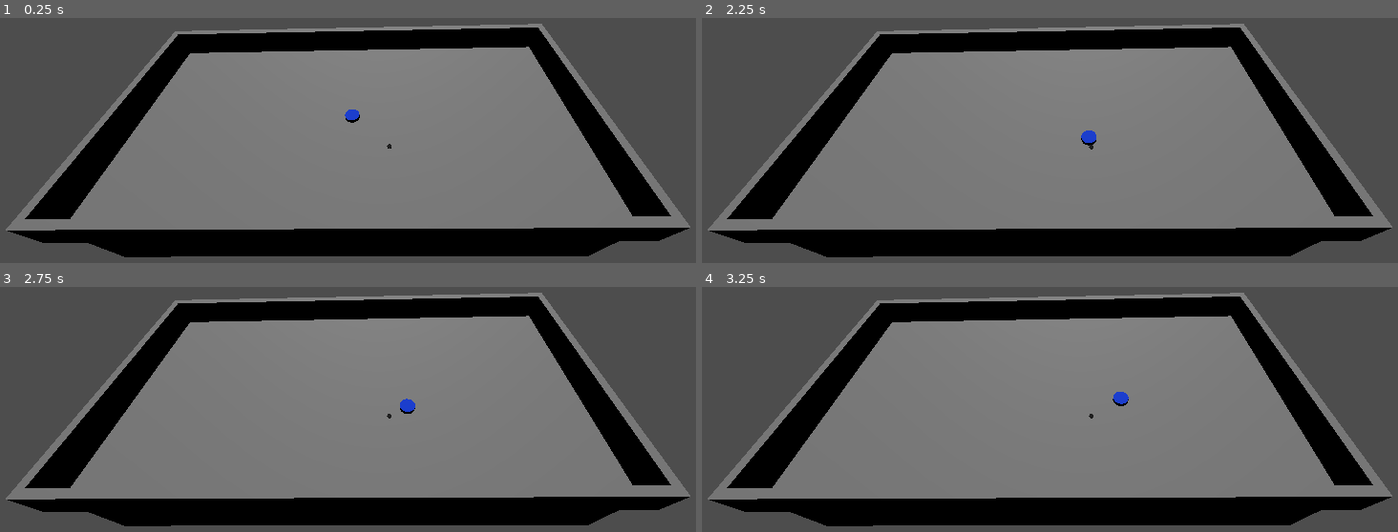
Above: before the commit, frames 1-4 (two rows, left to right).
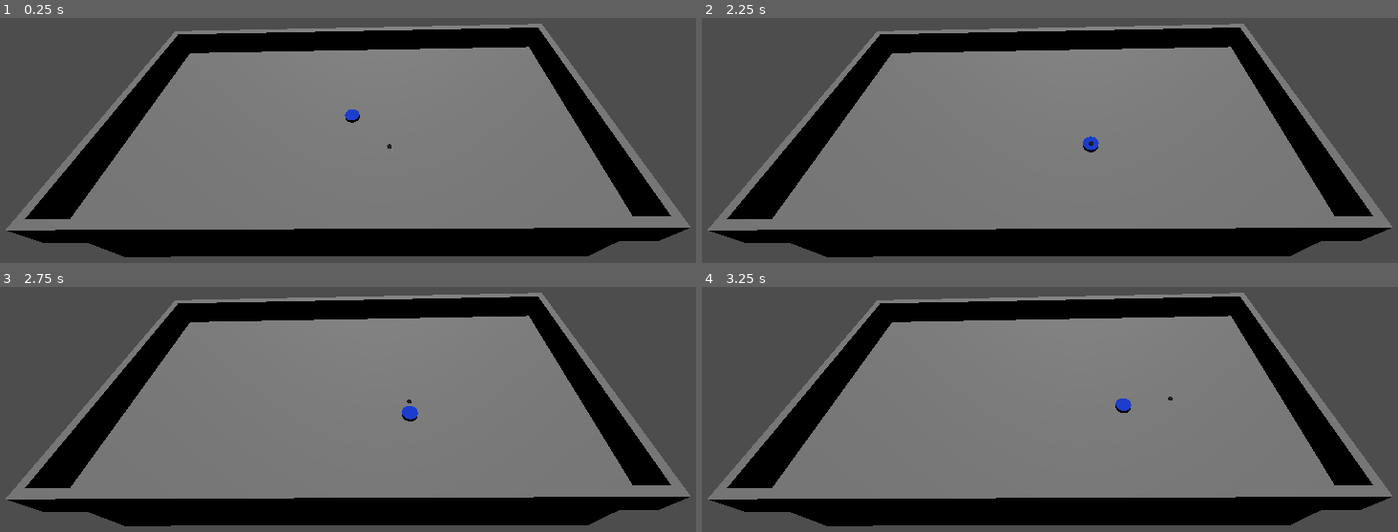
Above: after the commit, the same moments.

Repository: M-E-7/claude-hockey-game
Game: Godot game, scene res://root.tscn
Same seed, same stepped clock (60 frames per second), same inputs: the game is played once before the commit and once after it.
Inputs:
- Up to frame 1 (0.25 s): no input
- Up to frame 2 (2.25 s): tap Enter (ui_accept) at 0.5, 0.77, 0.8, 1.07, 1.25, 1.35, 1.52, 1.82 s; hold Right (ui_right) 0.53-1.28 s; tap Space (ui_select) at 0.6, 1.55, 2.1 s; hold Down (ui_down) 1.28-2.03 s; hold Right (ui_right) from 2.03 s (still down)
- Up to frame 3 (2.75 s): keep holding Right (ui_right); tap Enter (ui_accept) at 2.3 s
- Up to frame 4 (3.25 s): release Right (ui_right) at 2.78 s; hold Up (ui_up) from 2.78 s (still down); tap Space (ui_select) at 2.85 s; tap Enter (ui_accept) at 3.02 s

Frame 1 is identical in both runs. In frame 2, 0.1% of the frame differs, in the area x 54-58%, y 45-55%; in frame 3, 0.2%; in frame 4, 0.2%, in the area x 55-68%, y 42-54%.

Commit message:
Added picking up puck logic

Diff:
--- a/claude-hockey-game/scenes/entities/player/player_character.gd
+++ b/claude-hockey-game/scenes/entities/player/player_character.gd
@@ -47,7 +47,7 @@
 
 func handle_puck_actions():
 	# Shoot puck with spacebar
-	if Input.is_action_just_pressed("ui_accept") or Input.is_key_pressed(KEY_SPACE):
+	if Input.is_action_just_pressed("ui_accept") or Input.is_action_just_pressed("ui_select") or Input.is_key_pressed(KEY_SPACE):
 		if has_puck and held_puck:
 			shoot_puck()
 
--- a/claude-hockey-game/scenes/entities/puck/Puck.tscn
+++ b/claude-hockey-game/scenes/entities/puck/Puck.tscn
@@ -28,4 +28,5 @@
 [node name="PickupArea" type="Area3D" parent="."]
 
 [node name="PickupCollision" type="CollisionShape3D" parent="PickupArea"]
+transform = Transform3D(2, 0, 0, 0, 2, 0, 0, 0, 2, 0, 0, 0)
 shape = SubResource("CylinderShape3D_puck")
--- a/claude-hockey-game/scenes/entities/puck/puck.gd
+++ b/claude-hockey-game/scenes/entities/puck/puck.gd
@@ -10,6 +10,7 @@
 var pickup_area: Area3D
 
 func _ready():
+	print("Puck ready!")
 	# Set up the pickup area
 	pickup_area = $PickupArea
 	pickup_area.body_entered.connect(_on_pickup_area_entered)
@@ -20,9 +21,8 @@
 	linear_damp = 0.1
 	angular_damp = 0.5
 
-	# Freeze Y rotation to keep puck flat
-	lock_rotation = true
-	axis_lock_angular_y = true
+	# Don't freeze rotation - let's see if this helps
+	freeze_mode = RigidBody3D.FREEZE_MODE_KINEMATIC
 
 func _physics_process(delta):
 	if not is_held:
@@ -51,15 +51,28 @@
 	# Get all bodies in pickup range
 	var bodies = pickup_area.get_overlapping_bodies()
 
+	if bodies.size() > 0:
+		print("Bodies detected: ", bodies.size())
+
 	for body in bodies:
-		if body.has_method("pickup_puck") and body.can_pickup_puck():
-			pickup_by_player(body)
-			break
+		print("Checking body: ", body.name)
+		if body.has_method("can_pickup_puck"):
+			print("Body has can_pickup_puck method")
+			if body.can_pickup_puck():
+				print("Body can pickup puck - attempting pickup")
+				pickup_by_player(body)
+				break
+			else:
+				print("Body cannot pickup puck")
+		else:
+			print("Body does not have can_pickup_puck method")
 
 func pickup_by_player(player: CharacterBody3D):
 	if is_held:
+		print("Puck already held!")
 		return
 
+	print("Picking up puck with player: ", player.name)
 	is_held = true
 	holder = player
 
@@ -73,6 +86,7 @@
 	if not is_held:
 		return
 
+	print("Releasing puck")
 	is_held = false
 	freeze = false
 
@@ -90,6 +104,7 @@
 
 		# Apply the force
 		linear_velocity = shoot_direction * shoot_force
+		print("Shot puck with force: ", shoot_force, " in direction: ", shoot_direction)
 
 func follow_holder():
 	if holder == null:
@@ -98,14 +113,12 @@
 
 	# Position the puck in front of the player
 	var hold_offset = Vector3(0, 0.5, -1.5)  # In front and slightly up
-	var target_position = holder.global_position + holder.transform.basis * hold_offset
+	var target_position = holder.global_position + hold_offset
 
 	global_position = target_position
 
 func _on_pickup_area_entered(body):
-	# This is handled in check_for_pickup() for more control
-	pass
+	print("Pickup area entered by: ", body.name)
 
 func _on_pickup_area_exited(body):
-	# Optional: Handle when player moves away from puck
-	pass
+	print("Pickup area exited by: ", body.name)
